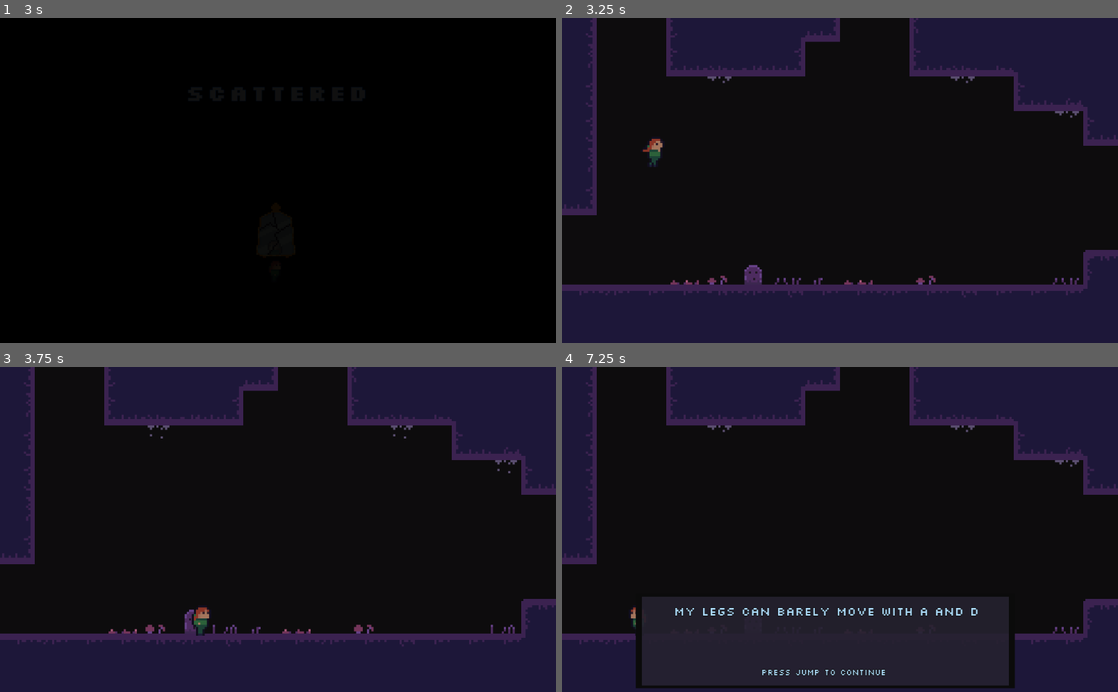
Above: before the commit, frames 1-4 (two rows, left to right).
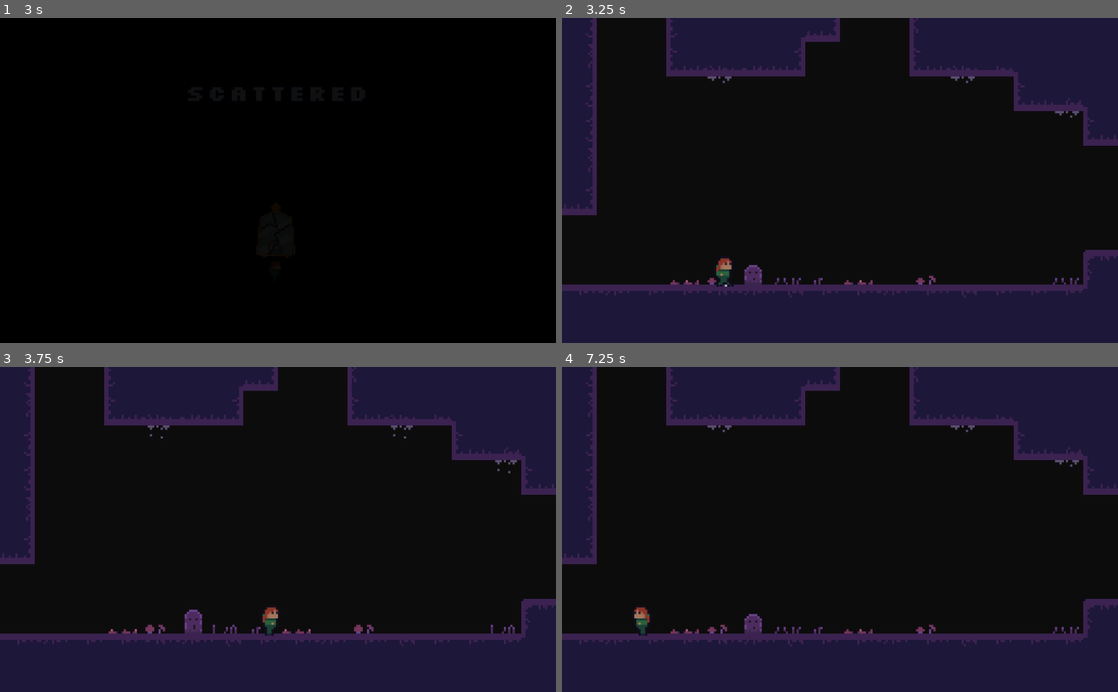
Above: after the commit, the same moments.

Repository: voidboxgames/escave
Game: Godot game, scene res://assets/scenes/Intro.tscn
Same seed, same stepped clock (60 frames per second), same inputs: the game is played once before the commit and once after it.
Inputs:
- Up to frame 1 (3 s): hold J (jump) 0.53-1.28 s; hold D (right) 0.53-2.03 s; tap K (dash) at 0.6, 1.55, 2.1 s; tap J (jump) at 1.35, 1.52, 1.82 s; tap Enter at 2 s; hold A (left) 2.03-2.78 s; hold J (jump) 2.03-2.78 s; hold D (right) from 2.78 s (still down); tap Space at 2.85 s
- Up to frame 2 (3.25 s): keep holding D (right); tap J (jump) at 3.02 s; tap K (dash) at 3.05 s
- Up to frame 3 (3.75 s): keep holding D (right); tap J (jump) at 3.32 s; hold J (jump) from 3.53 s (still down); tap K (dash) at 3.6 s
- Up to frame 4 (7.25 s): release D (right) at 4.28 s; release J (jump) at 4.28 s; hold A (left) 4.28-5.03 s; tap J (jump) at 4.35, 4.52, 4.82, 6.02, 6.32 s; tap K (dash) at 4.55, 5.1, 6.05, 6.6 s; hold D (right) 5.03-5.78 s; hold J (jump) 5.03-5.78 s; hold A (left) from 5.78 s (still down); tap Space at 5.85 s; hold J (jump) from 6.53 s (still down)

Frame 1 is identical in both runs. In frame 2, 0.3% of the frame differs, in the area x 14-31%, y 37-83%; in frame 3, 0.4%; in frame 4, 9.8%, in the area x 12-82%, y 70-99%.

Commit message:
fix monolog text

Diff:
--- a/assets/scenes/Player.tscn
+++ b/assets/scenes/Player.tscn
@@ -269,4 +269,5 @@
 anims/jump_start = SubResource( 5 )
 anims/respawn = SubResource( 6 )
 anims/walk = SubResource( 7 )
+[connection signal="dash" from="PlayerStateMachine" to="." method="_on_PlayerStateMachine_dash"]
 [connection signal="timeout" from="PlayerStateMachine/DashTimer" to="PlayerStateMachine" method="_on_DashTimer_timeout"]
--- a/assets/scenes/Testworld.tscn
+++ b/assets/scenes/Testworld.tscn
@@ -442,7 +442,7 @@
 [node name="YSort" type="YSort" parent="."]
 
 [node name="Player" parent="YSort" instance=ExtResource( 1 )]
-position = Vector2( -100.632, -22.3111 )
+position = Vector2( -69.0809, 37.2267 )
 
 [node name="gruond" type="TileMap" parent="YSort"]
 tile_set = SubResource( 35 )
@@ -607,7 +607,7 @@
 power = 2
 
 [node name="MirrorPiece2" parent="." instance=ExtResource( 3 )]
-position = Vector2( -901.463, 369.659 )
+position = Vector2( 447.05, -73.9846 )
 power = 3
 
 [node name="MirrorPiece_Jump" parent="." instance=ExtResource( 3 )]
@@ -627,7 +627,7 @@
 [node name="Monologues" type="Node" parent="Trigger"]
 
 [node name="MonologTrigger" parent="Trigger/Monologues" instance=ExtResource( 9 )]
-position = Vector2( -99.8302, 44.6694 )
+position = Vector2( -100.071, 46.1145 )
 scale = Vector2( 0.379863, 0.194492 )
 MonologID = "intro"
 MonologuePath = NodePath("../../../Monolog")
@@ -638,28 +638,10 @@
 MonologID = "can_jump"
 MonologuePath = NodePath("../../../Monolog")
 
-[node name="MonologTrigger5" parent="Trigger/Monologues" instance=ExtResource( 9 )]
-position = Vector2( -154.834, -98.862 )
-scale = Vector2( 0.648873, 0.259933 )
-MonologID = "the_fall"
-MonologuePath = NodePath("../../../Monolog")
-
-[node name="MonologTrigger4" parent="Trigger/Monologues" instance=ExtResource( 9 )]
-position = Vector2( -211.517, 380.818 )
-scale = Vector2( 3.76887, 0.259933 )
-MonologID = "agony"
-MonologuePath = NodePath("../../../Monolog")
-
 [node name="Bridge1Trigger" type="Area2D" parent="Trigger"]
 
 [node name="CollisionShape2D" type="CollisionShape2D" parent="Trigger/Bridge1Trigger"]
 position = Vector2( -148.944, -127.584 )
-shape = SubResource( 43 )
-
-[node name="Bridge1Trigger2" type="Area2D" parent="Trigger"]
-
-[node name="CollisionShape2D" type="CollisionShape2D" parent="Trigger/Bridge1Trigger2"]
-position = Vector2( -689.553, 368.95 )
 shape = SubResource( 43 )
 
 [node name="Bridges" type="Node" parent="."]
@@ -703,5 +685,4 @@
 [connection signal="visibility_changed" from="YSort/Player" to="." method="_on_Player_visibility_changed"]
 [connection signal="body_entered" from="YSort/Rooms/Room8/MoodChange" to="." method="_on_MoodChange_body_entered"]
 [connection signal="body_shape_entered" from="Trigger/Bridge1Trigger" to="Trigger" method="_on_Area2D_body_shape_entered"]
-[connection signal="body_shape_entered" from="Trigger/Bridge1Trigger2" to="Trigger" method="_on_Bridge1Trigger2_body_shape_entered"]
 [connection signal="timeout" from="Roomchecker" to="." method="_on_Roomchecker_timeout"]
--- a/assets/scenes/effects/Monolog.tscn
+++ b/assets/scenes/effects/Monolog.tscn
@@ -68,8 +68,8 @@
 custom_fonts/normal_font = SubResource( 4 )
 custom_colors/default_color = Color( 0.67451, 0.854902, 0.976471, 1 )
 bbcode_enabled = true
-bbcode_text = "[center]press jump to continue"
-text = "press jump to continue"
+bbcode_text = "[center]SPACE to continue"
+text = "SPACE to continue"
 __meta__ = {
 "_edit_use_anchors_": false,
 "_editor_description_": ""
--- a/assets/scripts/Player/Player.gd
+++ b/assets/scripts/Player/Player.gd
@@ -78,3 +78,7 @@
 			var collision = get_slide_collision(i)
 			if collision.collider.is_in_group("deadly"):
 				die()
+
+
+func _on_PlayerStateMachine_dash() -> void:
+	emit_signal("dash")
--- a/assets/scripts/Player/PlayerStateMachine.gd
+++ b/assets/scripts/Player/PlayerStateMachine.gd
@@ -6,6 +6,8 @@
 onready var animation_player = parent.get_node("AnimationPlayer")
 
 var current_dashes = 0
+
+signal dash
 
 func _ready() -> void:
 	add_state("idle")
@@ -105,7 +107,7 @@
 			if [states.run, states.idle].has(old_state):
 				coyote_timer.start()
 		states.dash:
-			parent.emit_signal("dash")
+			emit_signal("dash")
 			$PlayerSounds.dash()
 			dash_timer.start()
 
--- a/project.godot
+++ b/project.godot
@@ -85,6 +85,11 @@
 "events": [ Object(InputEventKey,"resource_local_to_scene":false,"resource_name":"","device":0,"alt":false,"shift":false,"control":false,"meta":false,"command":false,"pressed":false,"scancode":75,"unicode":0,"echo":false,"script":null)
  ]
 }
+monolog={
+"deadzone": 0.5,
+"events": [ Object(InputEventKey,"resource_local_to_scene":false,"resource_name":"","device":0,"alt":false,"shift":false,"control":false,"meta":false,"command":false,"pressed":false,"scancode":32,"unicode":0,"echo":false,"script":null)
+ ]
+}
 
 [rendering]
 
